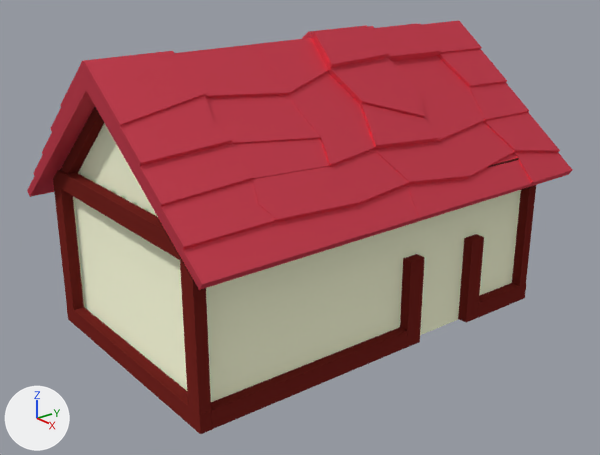
An edit to the Blender file Unity Project/Obstacle Odyssey/Assets/Resources/SL/Blend/House1.blend, drawn before and after from the same camera.
The view is the same before and after, from a 50 mm camera at (6.18, -6.07, 3.77) aimed at (-1.36, -0.16, 0.17). Every picture has the same lights, and +X, +Y and +Z are marked at lower left.
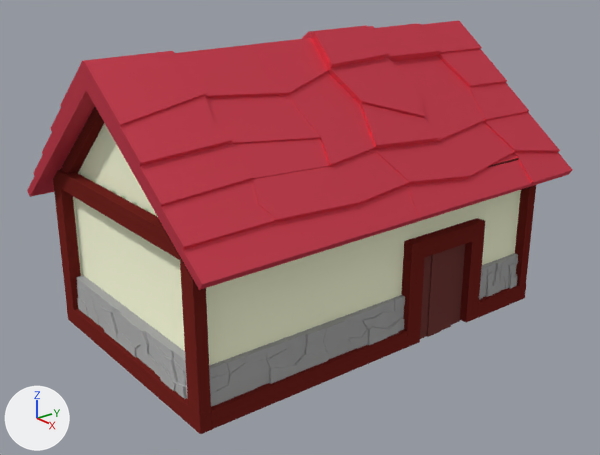
The change, as a diff of the scene's bpy script:
```diff
--- a/Unity Project/Obstacle Odyssey/Assets/Resources/SL/Blend/House1.blend.py
+++ b/Unity Project/Obstacle Odyssey/Assets/Resources/SL/Blend/House1.blend.py
@@ ob_cube_029 @@
+ob_cube_029 = bpy.data.objects.new('Cube.029', me_cube_030)  # a box spanning x -1.0..1.0, y -1.0..1.0, z -1.0..1.0; in mat_beams_006 (brown #733e3b)
+ob_cube_029.location = (-0.04, 1.2, -0.45)
+ob_cube_029.rotation_euler = (1.571, 0.0, 0.0)  # degrees (90, 0, 0)
+ob_cube_029.scale = (0.0673, 0.57, -0.107)
@@ ob_cube_028 @@
+ob_cube_028 = bpy.data.objects.new('Cube.028', me_cube_029)  # a box spanning x -1.0..1.0, y -1.0..1.0, z -1.0..1.0; in mat_beams_005 (brown #733e3b)
+ob_cube_028.location = (-0.02, 1.0, -0.45)
+ob_cube_028.rotation_euler = (1.571, 0.0, 0.0)  # degrees (90, 0, 0)
+ob_cube_028.scale = (0.0673, 0.57, -0.107)
@@ ob_cube_027 @@
+ob_cube_027 = bpy.data.objects.new('Cube.027', me_cube_024)  # a box spanning x -1.0..1.0, y -1.0..1.0, z -1.0..1.0; in mat_beams_004 (brown #733e3b)
+ob_cube_027.location = (0.0, 0.79, -0.45)
+ob_cube_027.rotation_euler = (1.571, 0.0, 0.0)  # degrees (90, 0, 0)
+ob_cube_027.scale = (0.0673, 0.57, -0.107)
@@ ob_cube_025 @@
+ob_cube_025 = bpy.data.objects.new('Cube.025', me_cube_001)  # a box spanning x -1.0..1.0, y -1.0..1.0, z -1.0..1.0; in mat_beams_001 (brown #733e3b)
+ob_cube_025.location = (-0.02, 0.59, -0.45)
+ob_cube_025.rotation_euler = (1.571, 0.0, 0.0)  # degrees (90, 0, 0)
+ob_cube_025.scale = (0.0673, 0.57, -0.107)
@@ ob_cube_021 @@
+ob_cube_021 = bpy.data.objects.new('Cube.021', me_cube_026)  # 222 vertices, 199 faces; spans x -1.0..2.58, y -1.0..1.0, z -1.0..1.0; in mat_rockfacade (grey #acacac)
+ob_cube_021.location = (-1.45, -2.44, -0.57)
+ob_cube_021.rotation_euler = (0.0, 0.0, -1.571)  # degrees (0, 0, -90)
+ob_cube_021.scale = (0.0404, 1.35, 0.213)
@@ ob_cube_026 @@
+ob_cube_026 = bpy.data.objects.new('Cube.026', me_cube_026.copy())
+ob_cube_026.location = (0.0, 1.92, -0.57)
+ob_cube_026.scale = (0.0404, 0.43, 0.213)
@@ ob_cube_024 @@
+ob_cube_024 = bpy.data.objects.new('Cube.024', me_cube_026.copy())
+ob_cube_024.location = (0.0, -1.08, -0.57)
+ob_cube_024.scale = (0.0404, 1.35, 0.213)
@@ ob_cube_019 @@
+ob_cube_019 = bpy.data.objects.new('Cube.019', me_cube_000)  # a box spanning x -1.0..1.0, y -1.0..1.0, z -1.0..1.0; in mat_beams_002 (dark red #732521)
+ob_cube_019.location = (0.06, 0.89, 0.2)
+ob_cube_019.scale = (0.0673, 0.62, -0.107)
```

Location of each change, (x1, y1, x2, y2) in pixels of the pictures (600 x 455 px):
'Cube.024', added: after (209, 295, 405, 407)
'Cube.021', added: after (77, 275, 188, 399)
'Cube.019', added (red): after (404, 218, 485, 262)
'Cube.026', added: after (479, 253, 518, 299)
'Cube.027', added (brown): after (427, 251, 445, 337)
'Cube.028', added (brown): after (440, 247, 456, 331)
'Cube.029', added (brown): after (451, 244, 465, 325)
'Cube.025', added (brown): after (420, 256, 431, 339)
